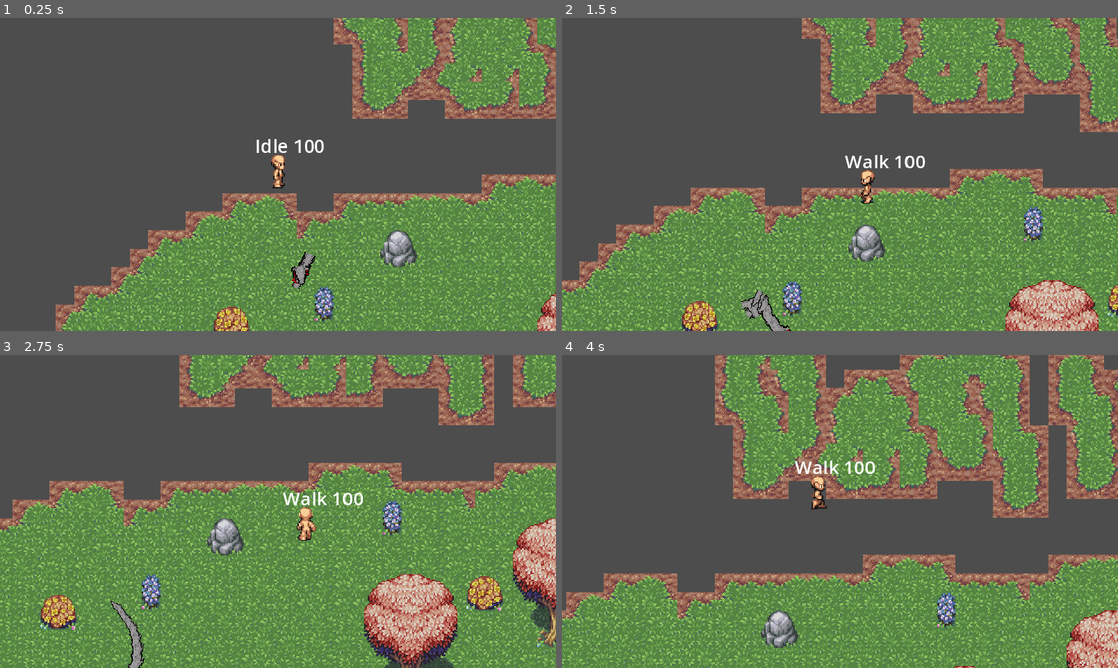
Above: before the commit, frames 1-4 (two rows, left to right).
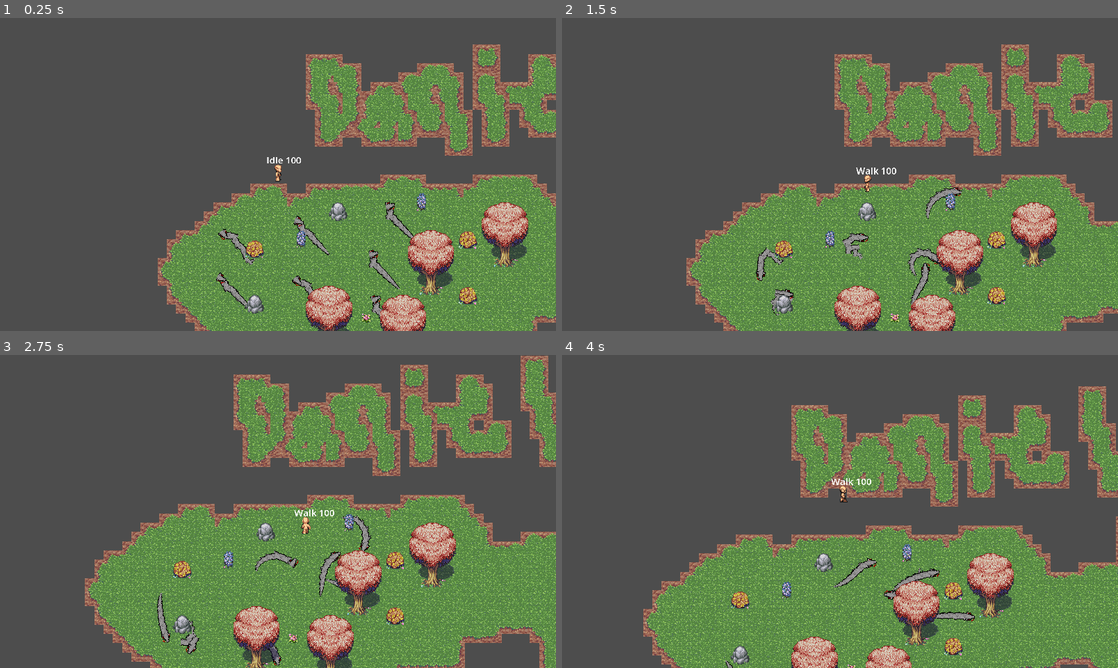
Above: after the commit, the same moments.

Repository: danyul-h/de-pop
Game: Godot game, scene res://world/world.tscn
The game is run twice, just before and just after one commit, with the same random seed, the same clock (stepped at 60 frames per second) and the same inputs.
Inputs (mouse positions are in pixels of both pictures, inside the frame that each line leads up to):
- Up to frame 1 (0.25 s): no input
- Up to frame 2 (1.5 s): move the mouse to (962, 158) at 0.52 s; hold D (right) 0.53-1.28 s; tap Space (jump) at 0.77 s; move the mouse to (728, 190) at 1.27 s; hold S (down) from 1.28 s (still down)
- Up to frame 3 (2.75 s): tap Space (jump) at 1.52 s; move the mouse to (333, 442) at 2.02 s; release S (down) at 2.03 s; hold D (right) from 2.03 s (still down)
- Up to frame 4 (4 s): move the mouse to (812, 574) at 2.77 s; release D (right) at 2.78 s; hold W (up) 2.78-3.53 s; tap Space (jump) at 3.02, 3.77 s; move the mouse to (1006, 558) at 3.52 s; hold A (left) from 3.53 s (still down)

The runs differ from the first frame. In frame 1, 42% of the frame differs, in the area x 10-100%, y 0-100%; in frame 2, 53%; in frame 3, 66%, in the area x 0-100%, y 0-100%; in frame 4, 58%.

Commit message:
snake body extends on spawn

Diff:
--- a/enemies/scripts/snake.gd
+++ b/enemies/scripts/snake.gd
@@ -34,6 +34,11 @@
 		segment.hurtbox.health_component = health_component
 		health_component.sprites.append(segment.sprite)
 		segment.scale *= scale_curve.sample_baked(i/float(num_segments))
+		var ahead : Node2D
+		if i == 0: ahead = head
+		else: ahead = segments[i-1]
+		var scaled_distance = segment_distance*scale_curve.sample_baked(i/float(num_segments))
+		segment.position = ahead.position + Vector2(1,1) * scaled_distance
 
 func _on_velocity_computed(safe_velocity):
 	head.velocity = head.velocity.move_toward(safe_velocity, $StateMachine/Wandering.speed)
--- a/enemies/snake.tscn
+++ b/enemies/snake.tscn
@@ -10,21 +10,22 @@
 [ext_resource type="Script" path="res://enemies/wandering.gd" id="5_x0dby"]
 
 [sub_resource type="Curve" id="Curve_88oy6"]
-_data = [Vector2(0, 1), 0.0, 0.0, 0, 0, Vector2(1, 0.5), 0.0, 0.0, 0, 0]
+max_value = 2.0
+_data = [Vector2(0, 1.2), 0.0, 0.0, 0, 0, Vector2(1, 0), 0.0, 0.0, 0, 0]
 point_count = 2
 metadata/_snap_enabled = true
 
 [sub_resource type="Curve" id="Curve_k20kn"]
 max_value = 3.14
-_data = [Vector2(0, 0), 0.0, 0.0, 0, 0, Vector2(2e-05, 0), 0.0, 0.0, 0, 0, Vector2(0.4, 0.314), 0.0, 0.0, 0, 0, Vector2(0.6, 2.826), 0.0, 0.0, 0, 0, Vector2(1, 3.14), 0.0, 0.0, 0, 0]
-point_count = 5
+_data = [Vector2(0, 0.314), 0.0, 0.0, 0, 0, Vector2(0.4, 0.942), 0.0, 0.0, 0, 0, Vector2(0.6, 2.198), 0.0, 0.0, 0, 0, Vector2(1, 2.826), 0.0, 0.0, 0, 0]
+point_count = 4
 metadata/_snap_enabled = true
 
 [node name="Snake" type="Node2D"]
 y_sort_enabled = true
 script = ExtResource("1_31t7a")
 num_segments = 10
-segment_distance = 20.0
+segment_distance = 10.0
 scale_curve = SubResource("Curve_88oy6")
 head_texture = ExtResource("2_cct6u")
 body_texture = ExtResource("3_43h8p")
--- a/player/player.tscn
+++ b/player/player.tscn
@@ -11,6 +11,7 @@
 [ext_resource type="Script" path="res://player/scripts/hurt.gd" id="8_2t8rr"]
 [ext_resource type="Script" path="res://player/scripts/dead.gd" id="9_cfl0d"]
 [ext_resource type="PackedScene" uid="uid://blxmsstukuoew" path="res://components/hurtbox_component.tscn" id="9_lhqvq"]
+[ext_resource type="Script" path="res://components/scripts/hitbox_component.gd" id="12_7j4ac"]
 
 [sub_resource type="Animation" id="Animation_cmgfy"]
 length = 0.001
@@ -291,6 +292,9 @@
 [sub_resource type="RectangleShape2D" id="RectangleShape2D_veyrg"]
 size = Vector2(10, 18)
 
+[sub_resource type="CircleShape2D" id="CircleShape2D_f2wf5"]
+radius = 27.074
+
 [node name="Player" type="CharacterBody2D"]
 y_sort_enabled = true
 collision_layer = 4
@@ -339,6 +343,7 @@
 script = ExtResource("9_cfl0d")
 
 [node name="Camera2D" type="Camera2D" parent="."]
+zoom = Vector2(0.5, 0.5)
 drag_horizontal_enabled = true
 drag_vertical_enabled = true
 drag_left_margin = 0.1
@@ -370,3 +375,11 @@
 offset_top = -36.0
 offset_right = 20.0
 offset_bottom = -13.0
+
+[node name="HitboxComponent" type="Area2D" parent="."]
+collision_layer = 0
+collision_mask = 2
+script = ExtResource("12_7j4ac")
+
+[node name="CollisionShape2D" type="CollisionShape2D" parent="HitboxComponent"]
+shape = SubResource("CircleShape2D_f2wf5")
--- a/world/ground.gd
+++ b/world/ground.gd
@@ -12,9 +12,7 @@
 
 func get_border_coords(coords: Array[Vector2i]):
 	var border_coords := Array()
-	for coord in coords:
-		for i in range(16):
-			if not get_neighbor_cell(coord, i): print("hey")
+	#for coord in coords:
 	return border_coords
 
 func _use_tile_data_runtime_update(coords: Vector2i) -> bool:
--- a/world/world.tscn
+++ b/world/world.tscn
@@ -584,3 +584,27 @@
 [node name="Snake" parent="." instance=ExtResource("4_8v8f2")]
 position = Vector2(25, 75)
 segment_distance = 12.0
+
+[node name="Snake2" parent="." instance=ExtResource("4_8v8f2")]
+position = Vector2(-97, 92)
+segment_distance = 12.0
+
+[node name="Snake3" parent="." instance=ExtResource("4_8v8f2")]
+position = Vector2(-108, 172)
+segment_distance = 12.0
+
+[node name="Snake4" parent="." instance=ExtResource("4_8v8f2")]
+position = Vector2(28, 173)
+segment_distance = 12.0
+
+[node name="Snake5" parent="." instance=ExtResource("4_8v8f2")]
+position = Vector2(153, 141)
+segment_distance = 12.0
+
+[node name="Snake6" parent="." instance=ExtResource("4_8v8f2")]
+position = Vector2(182, 59)
+segment_distance = 12.0
+
+[node name="Snake7" parent="." instance=ExtResource("4_8v8f2")]
+position = Vector2(159, 222)
+segment_distance = 12.0
Not shown: 1 places in player/player.tscn that only renumber resources
